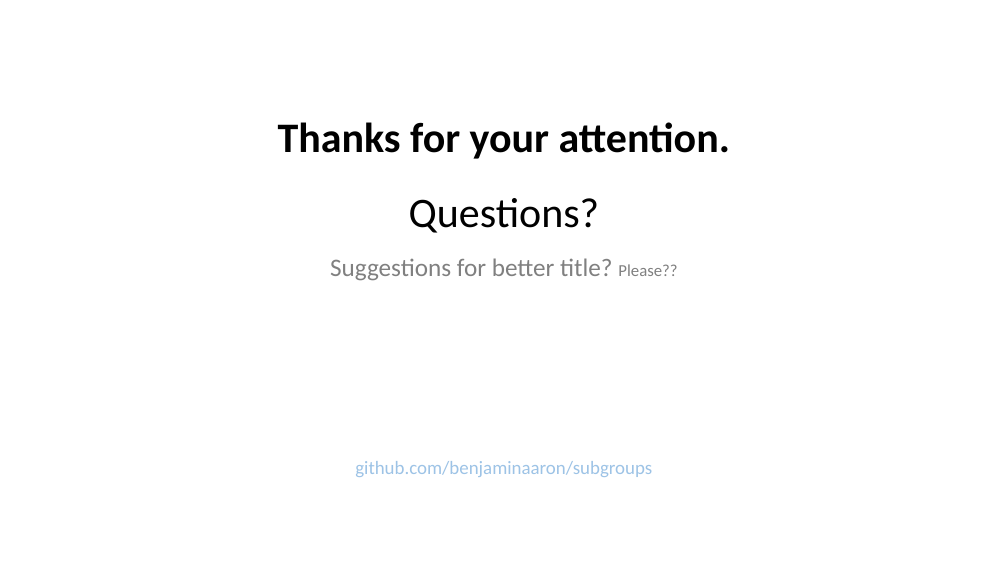
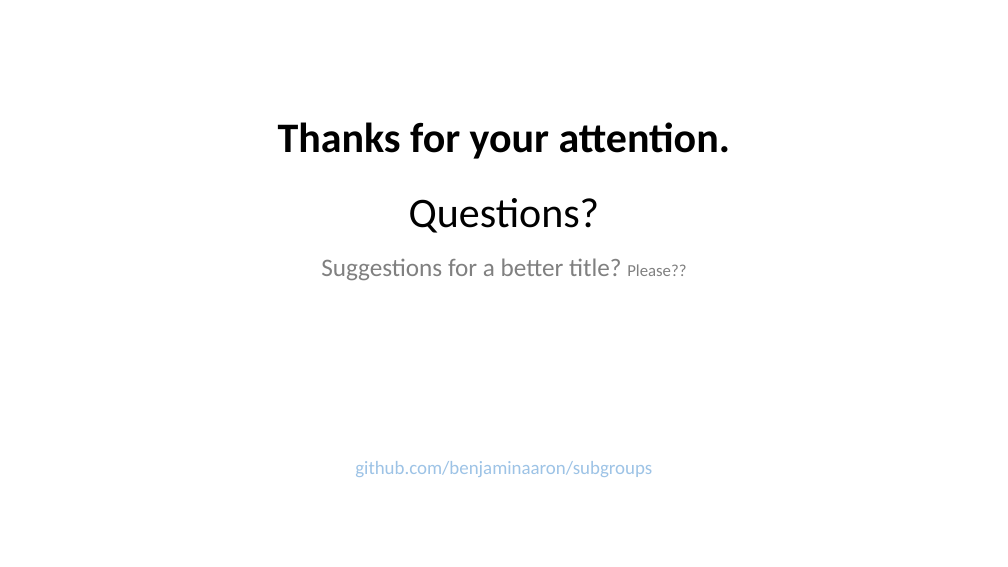
Before and after one commit to benjaminaaron/subgroups, a slide deck: slide 14 of presentation/AInuggets_SS15MUASkurfess_subgroups_degenhart.pptx. Drawn at 1008x567 pixels with LibreOffice and Linux fonts; fonts in the diff are those of the drawing. Boxes give left, top, right and bottom in pixels: in the first picture for what was removed or moved away, otherwise in the second. Text is boxed around its words. In the diff, an @@ line names an element or a change of style, - is before the commit and + after.

```diff
--- a/presentation/AInuggets_SS15MUASkurfess_subgroups_degenhart.pptx
+++ b/presentation/AInuggets_SS15MUASkurfess_subgroups_degenhart.pptx
@@ text at [321,258,686,280]: text changed @@
-Suggestions for better title? Please??
+Suggestions for a better title? Please??
```
Also in this commit, not shown: 3 other slides changed.
